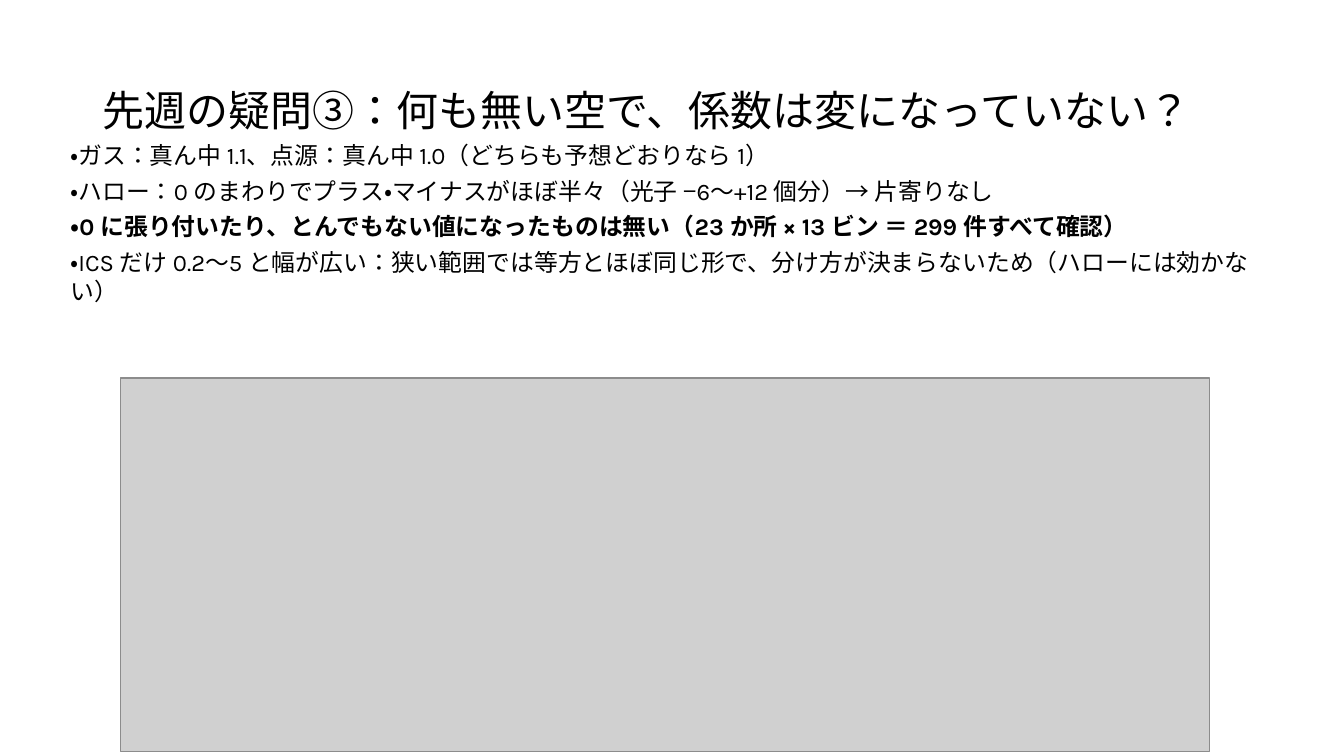
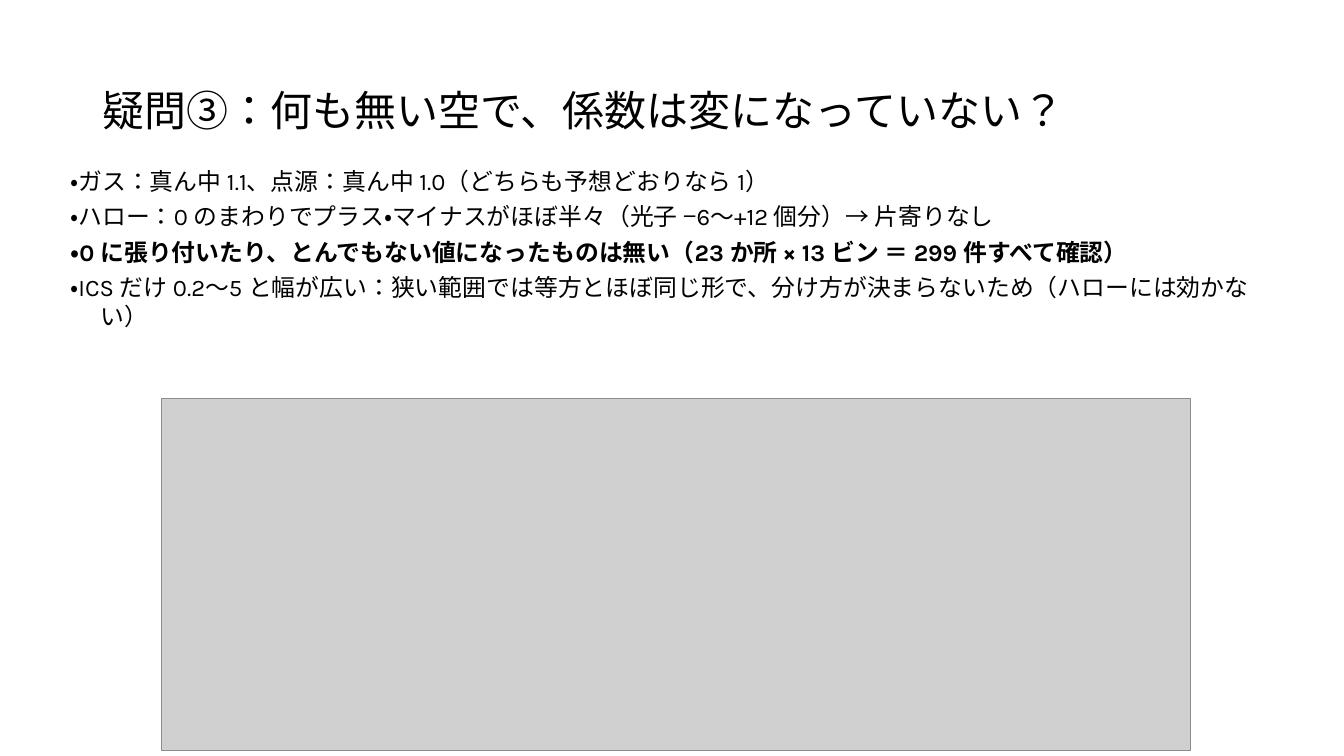
Before and after one commit to Mikann20041029/darkmatter-slides, a slide deck: slide 5 of slides/2026-10-09_研究報告_10枚版.pptx. Drawn at 1344x756 pixels with LibreOffice and Linux fonts; fonts in the diff are those of the drawing; grey boxes stand for pictures. Boxes give left, top, right and bottom in pixels: in the first picture for what was removed or moved away, otherwise in the second. Text is boxed around its words. In the diff, an @@ line names an element or a change of style, - is before the commit and + after.

```diff
--- a/slides/2026-10-09_研究報告_10枚版.pptx
+++ b/slides/2026-10-09_研究報告_10枚版.pptx
@@ title at (102, 90, 1064, 130): text changed @@
-先週の疑問③：何も無い空で、係数は変になっていない？
+疑問③：何も無い空で、係数は変になっていない？
@@ text "・ガス：真ん中 1.1、点源：真ん中 1.0（どちらも予想どおりなら 1）": place and size @@
-text "・ガス：真ん中 1.1、点源：真ん中 1.0（どちらも予想どおりなら 1）" at (70, 143, 1248, 302)
+text "・ガス：真ん中 1.1、点源：真ん中 1.0（どちらも予想どおりなら 1）" at (70, 169, 1248, 327)
@@ text "・ガス：真ん中 1.1、点源：真ん中 1.0（どちらも予想どおりなら 1）" at (70, 169, 1248, 327): indent changed @@
@@ picture: place and size @@
-picture at (121, 378, 1210, 751)
+picture at (161, 398, 1191, 751)
```
Also in this commit, not shown: 8 other slides changed.
